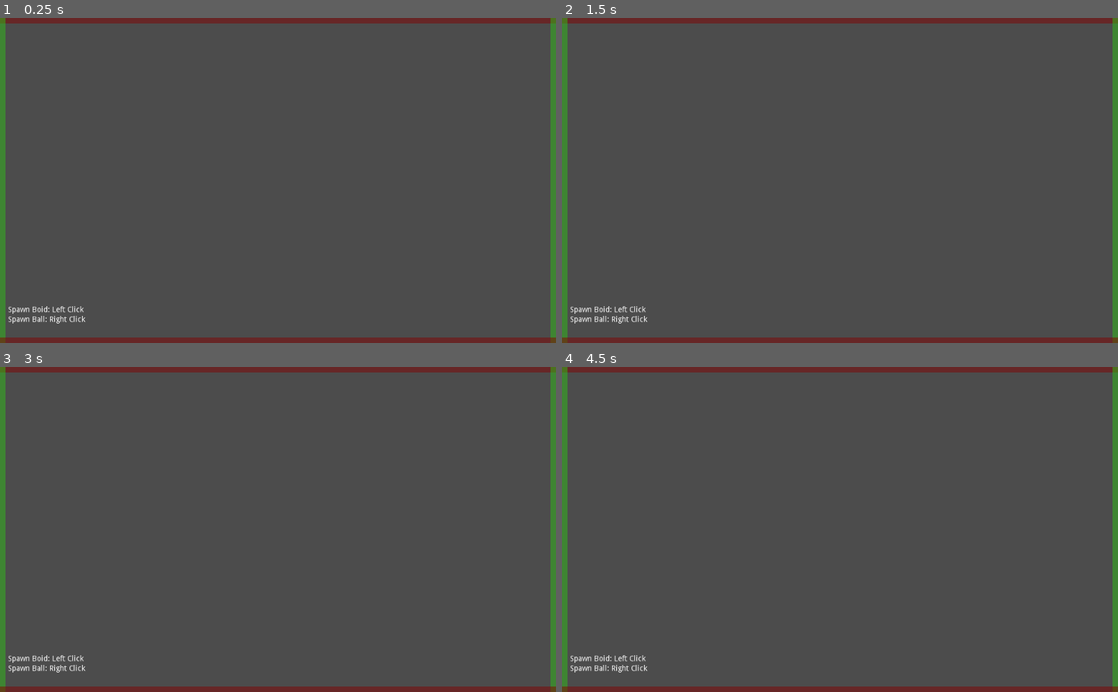
Above: before the commit, frames 1-4 (two rows, left to right).
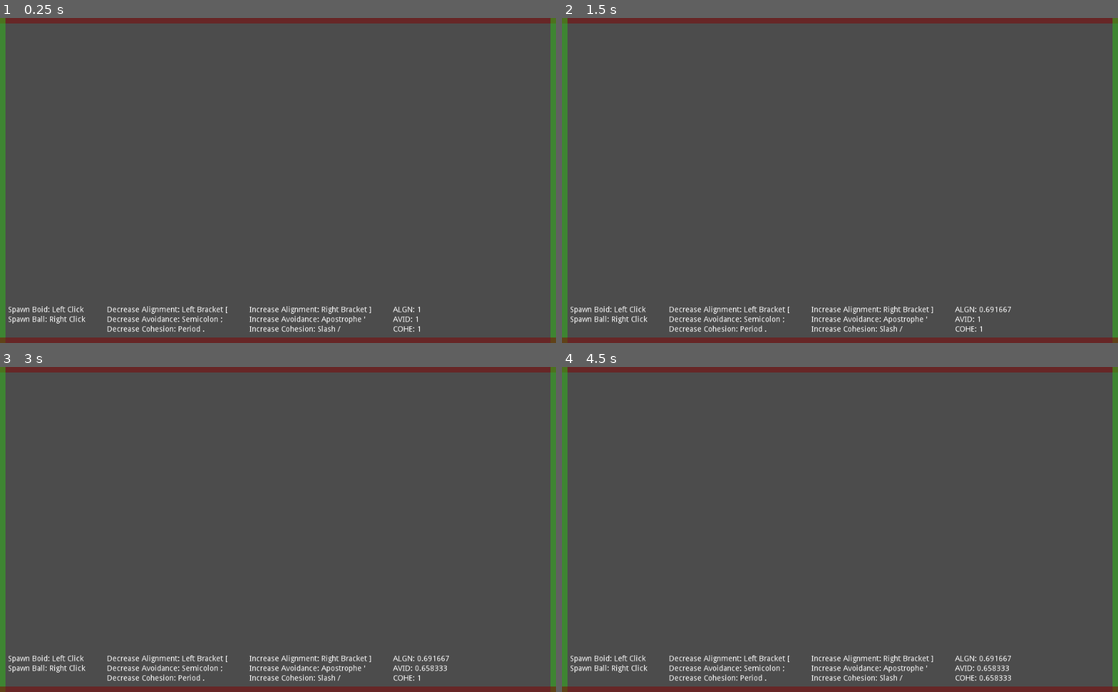
Above: after the commit, the same moments.

Repository: CluckeyMcCormick/fictional-guacamole
Game: Godot game, scene res://scenes/proto/BoidSpace.tscn
Two runs of this game, one before a commit and one after it. Both use one fixed random seed, a clock stepped at 60 frames per second and the inputs below.
Inputs (mouse positions are in pixels of both pictures, inside the frame that each line leads up to):
- Up to frame 1 (0.25 s): no input
- Up to frame 2 (1.5 s): tap Enter at 0.5 s; move the mouse to (962, 164) at 0.52 s; hold [ (scalar_algn_decrease, bound only after the commit) 0.53-1.28 s; tap ] (scalar_algn_increase, bound only after the commit) at 0.8, 1.35 s; tap Space at 1.25 s; move the mouse to (728, 196) at 1.27 s
- Up to frame 3 (3 s): tap , (scalar_avid_decrease, bound only after the commit) at 1.55 s; tap Enter at 2 s; move the mouse to (333, 458) at 2.02 s; hold , (scalar_avid_decrease, bound only after the commit) 2.03-2.78 s; tap ' (scalar_avid_increase, bound only after the commit) at 2.3, 2.85 s; tap Space at 2.75 s; move the mouse to (250, 594) at 2.77 s
- Up to frame 4 (4.5 s): tap . (scalar_cohe_decrease, bound only after the commit) at 3.05 s; tap Enter at 3.5 s; move the mouse to (1006, 578) at 3.52 s; hold . (scalar_cohe_decrease, bound only after the commit) 3.53-4.28 s; tap / (scalar_cohe_increase, bound only after the commit) at 3.8, 4.35 s; tap Space at 4.25 s; move the mouse to (673, 480) at 4.27 s

The runs differ from the first frame. In frame 1, 1.2% of the frame differs, in the area x 19-76%, y 88-97%; in frame 2, 1.3%; in frame 3, 1.3%; in frame 4, 1.4%, in the area x 19-81%, y 88-97%.

Commit message:
Adjust scalars on the fly for easy experiments
I was trying to fine-tune the different scalars for our 3 input
factors, when I realized that it would be an ideal demonstration tool
to actively change these values on the fly.

To facilitate this, I had to add a global/static node - in Godot, this
is done with the engine's AutoLoad functionality. This new node,
BoidGlobals, contains the code for adjusting the scalars in response
to inputs as well as the scalars for themselves.

I also added some GUI text so that I don't have to remember the
controls off the top of my head. I wish I knew a way to make them
dynamic - i.e. read out the configure control and list it. Possibly
even with some nice looking buttons. Oh well; that's a wishlist for a
future project, another time.

With this commit, I'm considering the Boid proto-project a success!
Hooray!

Diff:
--- a/FicGuac/project.godot
+++ b/FicGuac/project.godot
@@ -18,6 +18,10 @@
 config/name="FicGuac"
 run/main_scene="res://scenes/proto/BoidSpace.tscn"
 config/icon="res://icon.png"
+
+[autoload]
+
+BoidGlobals="*res://scenes/proto/boid/BoidGlobals.gd"
 
 [input]
 
@@ -56,6 +60,41 @@
 "events": [ Object(InputEventMouseButton,"resource_local_to_scene":false,"resource_name":"","device":0,"alt":false,"shi …(212 unchanged characters)…
  ]
 }
+scalar_algn_decrease={
+"deadzone": 0.5,
+"events": [ Object(InputEventKey,"resource_local_to_scene":false,"resource_name":"","device":0,"alt":false,"shift":false,"control":false,"meta":false,"command":false,"pressed":false,"scancode":91,"unicode":0,"echo":false,"script":null)
+ ]
+}
+scalar_algn_increase={
+"deadzone": 0.5,
+"events": [ Object(InputEventKey,"resource_local_to_scene":false,"resource_name":"","device":0,"alt":false,"shift":false,"control":false,"meta":false,"command":false,"pressed":false,"scancode":93,"unicode":0,"echo":false,"script":null)
+ ]
+}
+scalar_avid_decrease={
+"deadzone": 0.5,
+"events": [ Object(InputEventKey,"resource_local_to_scene":false,"resource_name":"","device":0,"alt":false,"shift":false,"control":false,"meta":false,"command":false,"pressed":false,"scancode":59,"unicode":0,"echo":false,"script":null)
+ ]
+}
+scalar_avid_increase={
+"deadzone": 0.5,
+"events": [ Object(InputEventKey,"resource_local_to_scene":false,"resource_name":"","device":0,"alt":false,"shift":false,"control":false,"meta":false,"command":false,"pressed":false,"scancode":39,"unicode":0,"echo":false,"script":null)
+ ]
+}
+scalar_cohe_decrease={
+"deadzone": 0.5,
+"events": [ Object(InputEventKey,"resource_local_to_scene":false,"resource_name":"","device":0,"alt":false,"shift":false,"control":false,"meta":false,"command":false,"pressed":false,"scancode":46,"unicode":0,"echo":false,"script":null)
+ ]
+}
+scalar_cohe_increase={
+"deadzone": 0.5,
+"events": [ Object(InputEventKey,"resource_local_to_scene":false,"resource_name":"","device":0,"alt":false,"shift":false,"control":false,"meta":false,"command":false,"pressed":false,"scancode":47,"unicode":0,"echo":false,"script":null)
+ ]
+}
+toggle_vector_guide={
+"deadzone": 0.5,
+"events": [ Object(InputEventKey,"resource_local_to_scene":false,"resource_name":"","device":0,"alt":false,"shift":false,"control":false,"meta":false,"command":false,"pressed":false,"scancode":75,"unicode":0,"echo":false,"script":null)
+ ]
+}
 
 [layer_names]
 
--- a/FicGuac/scenes/proto/BoidSpace.gd
+++ b/FicGuac/scenes/proto/BoidSpace.gd
@@ -7,6 +7,9 @@
 export(bool) var randomize_movement
 export(float, 0, 1, 0.05) var engine_speed = 1
 
+# Get the global variables - these will have the scalars for our 3 input factors
+onready var boid_globals = get_node("/root/BoidGlobals")
+
 # Called when the node enters the scene tree for the first time.
 func _ready():
     # If we're trying to randomize the simulation, randomize the seed
@@ -15,5 +18,8 @@
     Engine.time_scale = engine_speed
 
 # Called every frame. 'delta' is the elapsed time since the previous frame.
-#func _process(delta):
-#    pass
+func _process(delta):
+    $BottomLine/Scalars/ALGN.text = "ALGN: %s" % boid_globals.alignment
+    $BottomLine/Scalars/AVID.text = "AVID: %s" % boid_globals.avoidance
+    $BottomLine/Scalars/COHE.text = "COHE: %s" % boid_globals.cohesion
+    pass
--- a/FicGuac/scenes/proto/BoidSpace.tscn
+++ b/FicGuac/scenes/proto/BoidSpace.tscn
@@ -69,19 +69,89 @@
 margin_top = 532.0
 margin_right = 999.0
 margin_bottom = 590.0
+custom_constants/separation = 40
 
-[node name="Controls" type="VBoxContainer" parent="BottomLine"]
+[node name="SpawnControls" type="VBoxContainer" parent="BottomLine"]
 editor/display_folded = true
 margin_right = 142.0
 margin_bottom = 58.0
 
-[node name="LeftClick" type="Label" parent="BottomLine/Controls"]
+[node name="LeftClick" type="Label" parent="BottomLine/SpawnControls"]
 margin_right = 142.0
 margin_bottom = 14.0
 text = "Spawn Boid: Left Click"
 
-[node name="RightClick" type="Label" parent="BottomLine/Controls"]
+[node name="RightClick" type="Label" parent="BottomLine/SpawnControls"]
 margin_top = 18.0
 margin_right = 142.0
 margin_bottom = 32.0
 text = "Spawn Ball: Right Click"
+
+[node name="DecreaseControls" type="VBoxContainer" parent="BottomLine"]
+editor/display_folded = true
+margin_left = 182.0
+margin_right = 404.0
+margin_bottom = 58.0
+
+[node name="LeftBracket" type="Label" parent="BottomLine/DecreaseControls"]
+margin_right = 222.0
+margin_bottom = 14.0
+text = "Decrease Alignment: Left Bracket ["
+
+[node name="Semicolom" type="Label" parent="BottomLine/DecreaseControls"]
+margin_top = 18.0
+margin_right = 222.0
+margin_bottom = 32.0
+text = "Decrease Avoidance: Semicolon ;"
+
+[node name="Period" type="Label" parent="BottomLine/DecreaseControls"]
+margin_top = 36.0
+margin_right = 222.0
+margin_bottom = 50.0
+text = "Decrease Cohesion: Period ."
+
+[node name="IncreaseControls" type="VBoxContainer" parent="BottomLine"]
+editor/display_folded = true
+margin_left = 444.0
+margin_right = 669.0
+margin_bottom = 58.0
+
+[node name="Numpad9" type="Label" parent="BottomLine/IncreaseControls"]
+margin_right = 225.0
+margin_bottom = 14.0
+text = "Increase Alignment: Right Bracket ]"
+
+[node name="Numpad6" type="Label" parent="BottomLine/IncreaseControls"]
+margin_top = 18.0
+margin_right = 225.0
+margin_bottom = 32.0
+text = "Increase Avoidance: Apostrophe '"
+
+[node name="Numpad3" type="Label" parent="BottomLine/IncreaseControls"]
+margin_top = 36.0
+margin_right = 225.0
+margin_bottom = 50.0
+text = "Increase Cohesion: Slash /"
+
+[node name="Scalars" type="VBoxContainer" parent="BottomLine"]
+editor/display_folded = true
+margin_left = 709.0
+margin_right = 773.0
+margin_bottom = 58.0
+
+[node name="ALGN" type="Label" parent="BottomLine/Scalars"]
+margin_right = 64.0
+margin_bottom = 14.0
+text = "ALGN: 1.0"
+
+[node name="AVID" type="Label" parent="BottomLine/Scalars"]
+margin_top = 18.0
+margin_right = 64.0
+margin_bottom = 32.0
+text = "AVID: 1.0"
+
+[node name="COHE" type="Label" parent="BottomLine/Scalars"]
+margin_top = 36.0
+margin_right = 64.0
+margin_bottom = 50.0
+text = "COHE: 1.0"
--- a/FicGuac/scenes/proto/boid/BoidBrain.gd
+++ b/FicGuac/scenes/proto/boid/BoidBrain.gd
@@ -71,6 +71,9 @@
 # cohesion
 var cohesion_members = {}
 
+# Get the global variables - these will have the scalars for our 3 input factors
+onready var boid_globals = get_node("/root/BoidGlobals")
+
 #
 # !--> Ready, Process, and Miscellaneous Functions
 #
@@ -168,11 +171,25 @@
     # TODO: Actually remember how weighted averaging works
 
     var guide_vector = Vector2(RAYCAST_MAGNITUDE, 0)
-    guide_vector = calculate_avoidance_vector(body_state) #* .9
-    guide_vector += calculate_alignment_vector(body_state) #* .875 #* .75
-    guide_vector += calculate_cohesion_vector(body_state) #* .125 #* .25
-
-    #guide_vector /= 3
+
+    # Get the boid's globalized scalar values
+    var avoid_scale = boid_globals.avoidance
+    var align_scale = boid_globals.alignment
+    var cohes_scale = boid_globals.cohesion
+
+    # Catch the scale in case it's too small
+    if avoid_scale <= 0:
+        avoid_scale = boid_globals.SCALAR_MIN
+    if align_scale <= 0:
+        align_scale = boid_globals.SCALAR_MIN
+    if cohes_scale <= 0:
+        cohes_scale = boid_globals.SCALAR_MIN
+
+    guide_vector = avoid_scale * calculate_avoidance_vector(body_state) #* .9
+    guide_vector += align_scale * calculate_alignment_vector(body_state) #* .875 #* .75
+    guide_vector += cohes_scale * calculate_cohesion_vector(body_state) #* .125 #* .25
+
+    #guide_vector /= avoid_scale + align_scale + cohes_scale
 
     # If we're showing a threat vector, set the position to the threat sum
     if show_guide_vector:
@@ -287,7 +304,7 @@
     # For each boid in flock members...
     for flock_boid in flock_members.values():
         # Create a standard "forward" vector
-        var rotated_alignment = Vector2(10, 0)
+        var rotated_alignment = Vector2(1, 0)
         # Rotate it by this boid's heading
         rotated_alignment = rotated_alignment.rotated( flock_boid.rotation )
         # Add that to our "blank" vector
--- /dev/null
+++ b/FicGuac/scenes/proto/boid/BoidGlobals.gd
@@ -0,0 +1,44 @@
+extends Node
+
+# Declare member variables here. Examples:
+# var a = 2
+# var b = "text"
+
+# Our three core scalars, for the boid's three core algorithmic components
+var alignment = 1
+var avoidance = 1
+var cohesion = 1
+
+# How quickly do the above scalars change?
+const CHANGE_RATE = 0.5
+
+# What's the minimum and maximum value for these scalars?
+const SCALAR_MIN = 0
+const SCALAR_MAX = 10
+
+# Called when the node enters the scene tree for the first time.
+func _ready():
+    pass # Replace with function body.
+
+# Called every frame. 'delta' is the elapsed time since the previous frame.
+func _process(delta):
+    # Handle alignment - decrease, increase, clamp
+    if Input.is_action_pressed("scalar_algn_decrease"):
+        alignment -= delta * CHANGE_RATE
+    if Input.is_action_pressed("scalar_algn_increase"):
+        alignment += delta * CHANGE_RATE
+    alignment = clamp(alignment, SCALAR_MIN, SCALAR_MAX)
+
+    # Handle avoidance - decrease, increase, clamp
+    if Input.is_action_pressed("scalar_avid_decrease"):
+        avoidance -= delta * CHANGE_RATE
+    if Input.is_action_pressed("scalar_avid_increase"):
+        avoidance += delta * CHANGE_RATE
+    avoidance = clamp(avoidance, SCALAR_MIN, SCALAR_MAX)
+
+    # Handle cohesion - decrease, increase, clamp
+    if Input.is_action_pressed("scalar_cohe_decrease"):
+        cohesion -= delta * CHANGE_RATE
+    if Input.is_action_pressed("scalar_cohe_increase"):
+        cohesion += delta * CHANGE_RATE
+    cohesion = clamp(cohesion, SCALAR_MIN, SCALAR_MAX)
--- a/FicGuac/scenes/proto/boid/BoidMicro.gd
+++ b/FicGuac/scenes/proto/boid/BoidMicro.gd
@@ -92,6 +92,5 @@
     # If the body has a faction and it's friendly with ours, the do nothing
     if body.get("faction") and not self.faction.is_friendly(body.faction):
         return
-
     # Otherwise - DIE!
     self.die()
--- a/FicGuac/scenes/proto/boid/BoidMicro.tscn
+++ b/FicGuac/scenes/proto/boid/BoidMicro.tscn
@@ -2,9 +2,9 @@
 
 [ext_resource path="res://scenes/proto/boid/BoidMicro.gd" type="Script" id=1]
 [ext_resource path="res://scenes/proto/boid/BoidBrain.tscn" type="PackedScene" id=2]
-[ext_resource path="res://assets/proto/boid03.png" type="Texture" id=3]
+[ext_resource path="res://assets/proto/boid02.png" type="Texture" id=3]
 [ext_resource path="res://assets/proto/boid04.png" type="Texture" id=4]
-[ext_resource path="res://assets/proto/boid02.png" type="Texture" id=5]
+[ext_resource path="res://assets/proto/boid03.png" type="Texture" id=5]
 [ext_resource path="res://assets/proto/boid01.png" type="Texture" id=6]
 [ext_resource path="res://assets/explosionBig.png" type="Texture" id=7]
 
@@ -12,7 +12,7 @@
 animations = [ {
 "frames": [ ExtResource( 3 ) ],
 "loop": true,
-"name": "boid03",
+"name": "boid02",
 "speed": 5.0
 }, {
 "frames": [ ExtResource( 4 ) ],
@@ -22,7 +22,7 @@
 }, {
 "frames": [ ExtResource( 5 ) ],
 "loop": true,
-"name": "boid02",
+"name": "boid03",
 "speed": 5.0
 }, {
 "frames": [ ExtResource( 6 ) ],
@@ -57,7 +57,6 @@
 script = ExtResource( 1 )
 
 [node name="BoidBrain" parent="." instance=ExtResource( 2 )]
-show_guide_vector = true
 
 [node name="Skin" type="AnimatedSprite" parent="."]
 rotation = 1.5708
